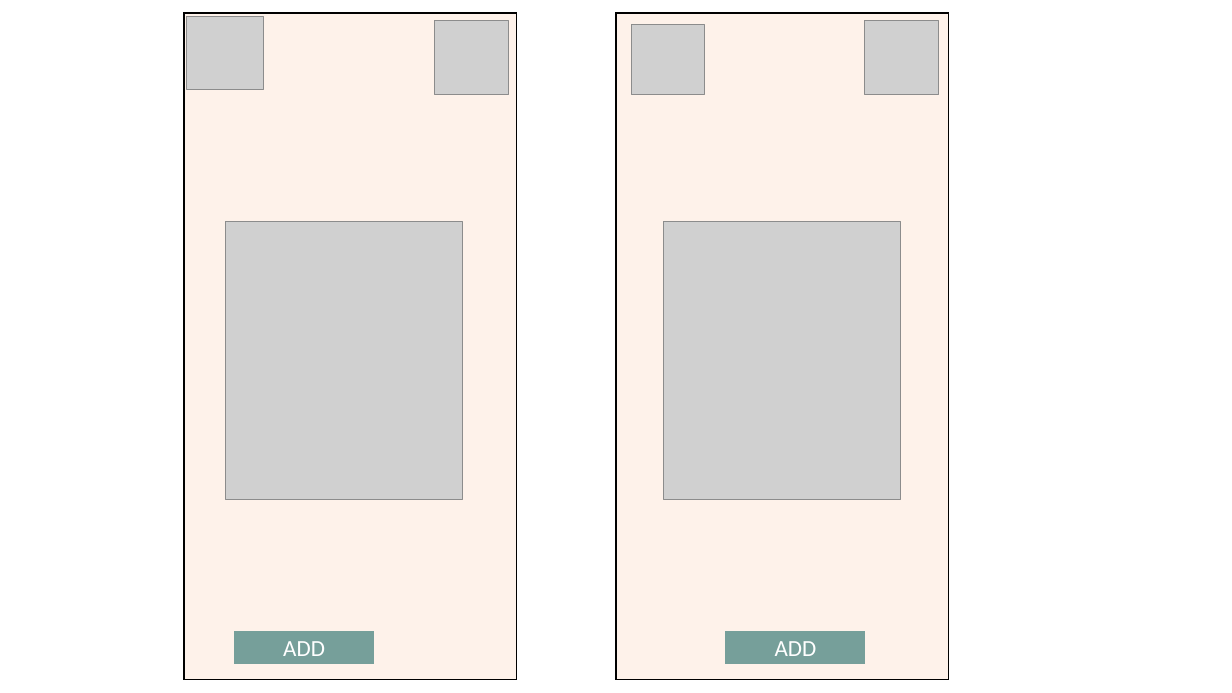
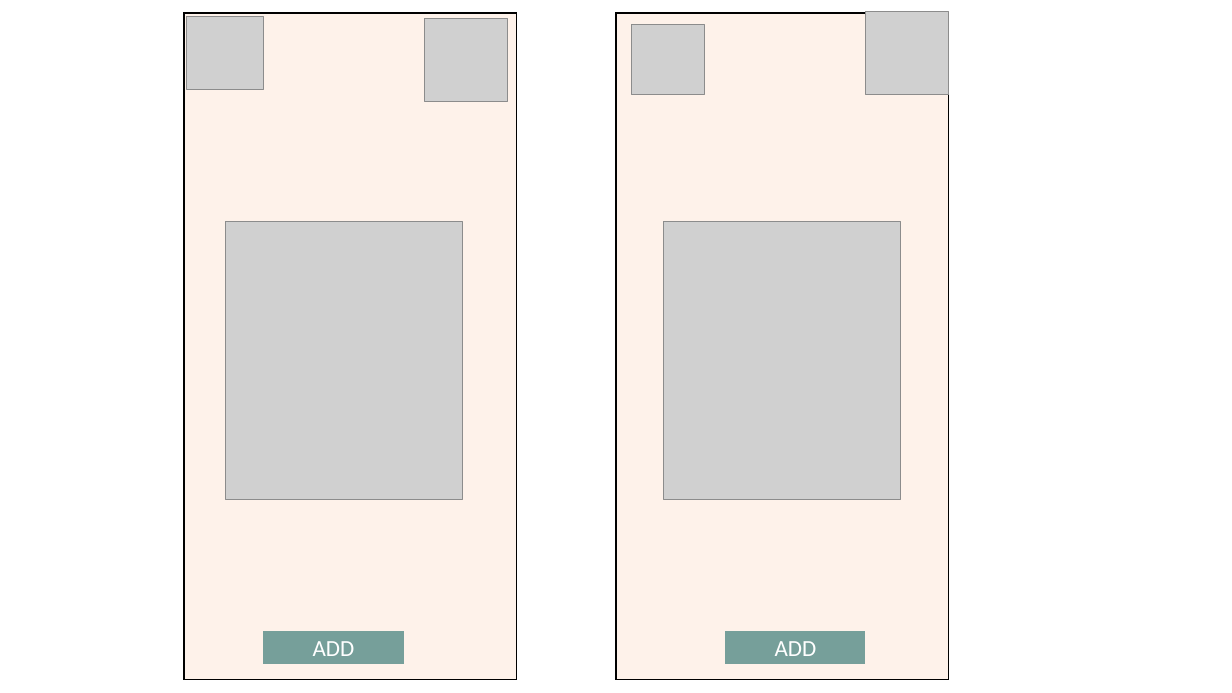
Before and after one commit to bontsdivina/CC107_Sat7301230Group1, a slide deck: slide 6 of Group1_PROJECT/DOCUMENTATION/DESIGN.pptx. Drawn at 1232x693 pixels with LibreOffice and Linux fonts; fonts in the diff are those of the drawing; grey boxes stand for pictures. Boxes give left, top, right and bottom in pixels: in the first picture for what was removed or moved away, otherwise in the second. Text is boxed around its words. In the diff, an @@ line names an element or a change of style, - is before the commit and + after.

```diff
--- a/Group1_PROJECT/DOCUMENTATION/DESIGN.pptx
+++ b/Group1_PROJECT/DOCUMENTATION/DESIGN.pptx
@@ picture: place and size @@
-picture at box(434, 20, 508, 94)
+picture at box(425, 18, 508, 102)
@@ picture: place and size @@
-picture at box(865, 20, 939, 94)
+picture at box(866, 11, 949, 94)
@@ rectangle "ADD": place and size @@
-rectangle "ADD" at box(235, 631, 373, 664)
+rectangle "ADD" at box(264, 631, 403, 664)
```
Also in this commit, not shown: 1 other slide changed.
